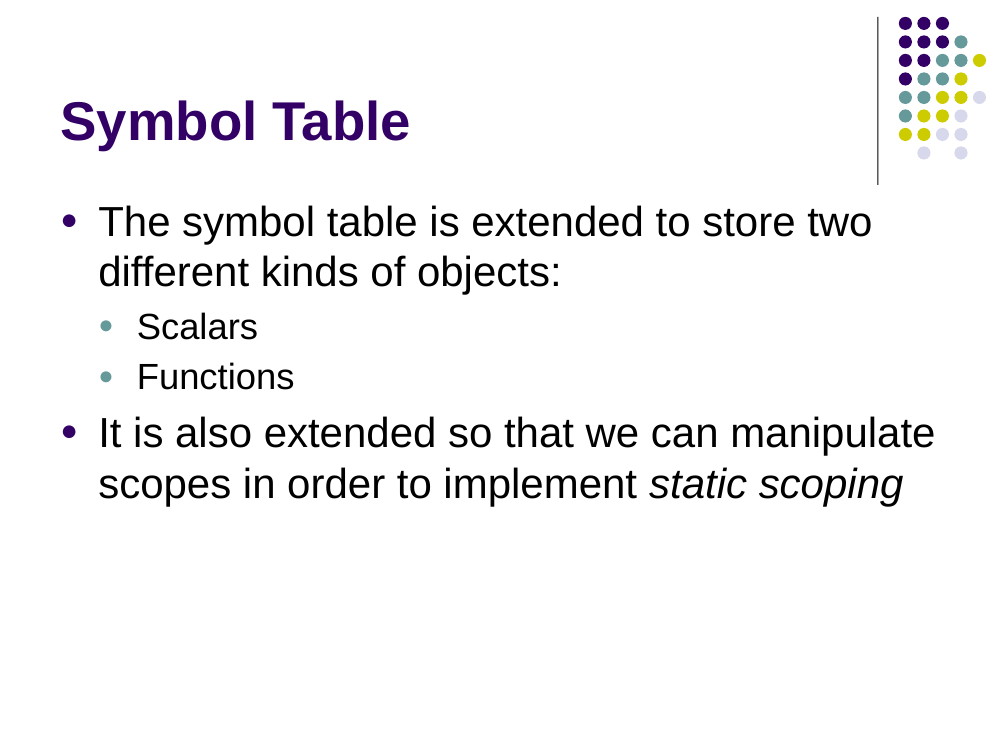
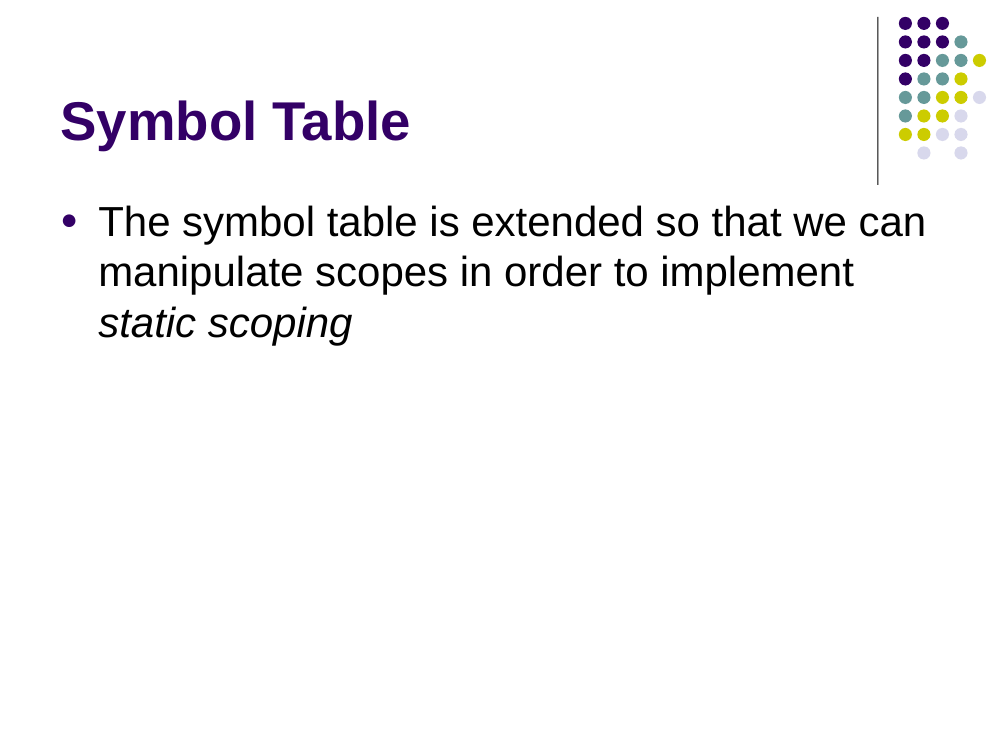
Before and after one commit to lutzhamel/CSC402, a slide deck: slide 20 of notes/csc402-ln013.pptx (slide 13 before the commit). Drawn at 1008x756 pixels with LibreOffice and Linux fonts; fonts in the diff are those of the drawing. Boxes give left, top, right and bottom in pixels: in the first picture for what was removed or moved away, otherwise in the second. Text is boxed around its words. In the diff, an @@ line names an element or a change of style, - is before the commit and + after.

```diff
--- a/notes/csc402-ln013.pptx
+++ b/notes/csc402-ln013.pptx
@@ text at [98, 205, 927, 345]: text changed @@
-● The symbol table is extended to store two different kinds of objects:
-  ● Scalars
-  ● Functions
-● It is also extended so that we can manipulate scopes in order to implement static scoping
+● The symbol table is extended so that we can manipulate scopes in order to implement static scoping
```
Also in this commit, not shown: 8 other slides changed, 14 slides added, 5 slides removed, 4 other files.
